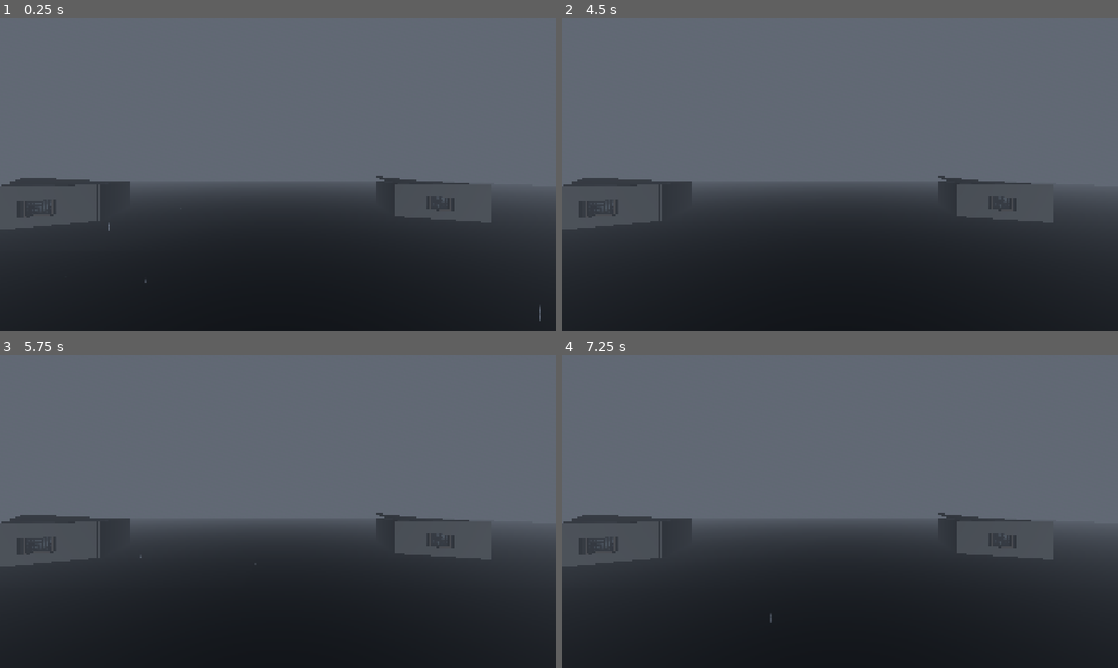
Above: before the commit, frames 1-4 (two rows, left to right).
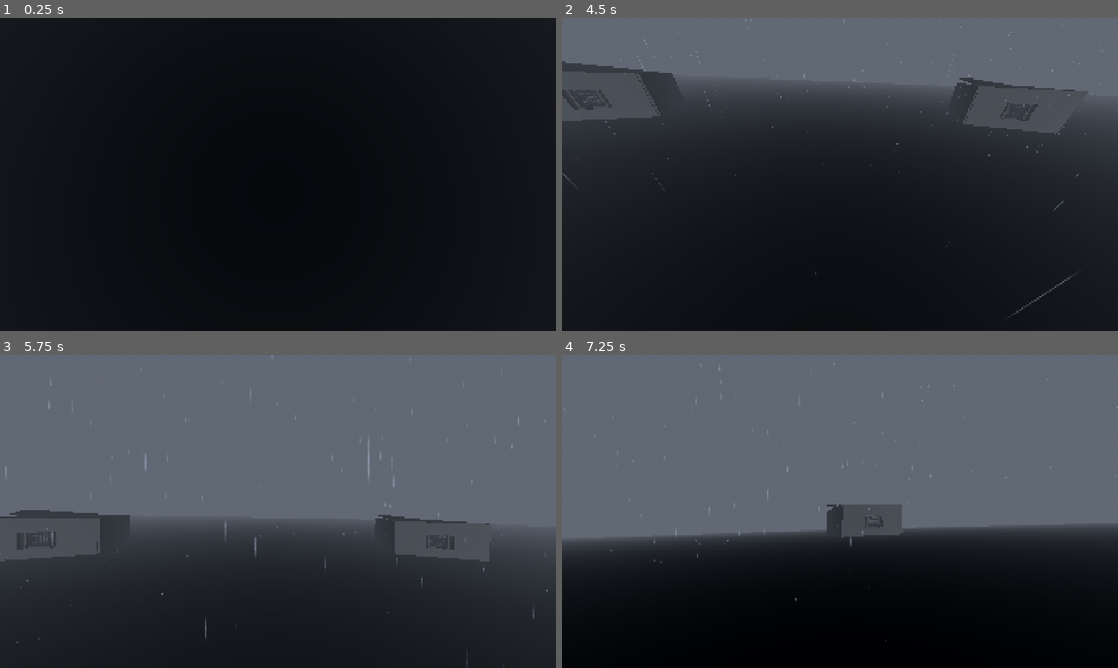
Above: after the commit, the same moments.

Repository: MehmetPeynirci/codename-redwhale
Game: Godot game, scene res://scenes/Main.tscn
Two runs of this game, one before a commit and one after it. Both use one fixed random seed, a clock stepped at 60 frames per second and the inputs below.
Inputs (mouse positions are in pixels of both pictures, inside the frame that each line leads up to):
- Up to frame 1 (0.25 s): no input
- Up to frame 2 (4.5 s): tap Enter at 0.5 s; move the mouse to (962, 158) at 0.52 s; hold D (move_right, bound only after the commit) 0.53-1.28 s; hold Ctrl (move_crouch, bound only after the commit) 0.53-1.28 s; click (962, 158) at 0.67 s; tap Space (move_jump, bound only after the commit) at 0.77, 1.25, 1.52, 3.02, 3.77 s; tap Shift (move_sprint, bound only after the commit) at 0.8, 1.35, 2.3 s; move the mouse to (728, 190) at 1.27 s; hold S (move_back, bound only after the commit) 1.28-2.03 s; click (728, 190) at 1.42 s; tap Ctrl (move_crouch, bound only after the commit) at 1.55, 2.85, 4.35 s; move the mouse to (895, 105) at 2.02 s; press the mouse at (895, 105) at 2.03 s; hold D (move_right, bound only after the commit) 2.03-2.78 s; move the mouse to (812, 237) at 2.77 s; release the mouse at (812, 237) at 2.78 s; hold W (move_forward, bound only after the commit) 2.78-3.53 s; click (812, 237) at 2.92 s; move the mouse to (1006, 221) at 3.52 s; hold Shift (move_sprint, bound only after the commit) 3.53-4.28 s; hold A (move_left, bound only after the commit) from 3.53 s (still down); click (1006, 221) at 3.67 s; move the mouse to (673, 127) at 4.27 s; click (673, 127) at 4.42 s
- Up to frame 3 (5.75 s): tap Space (move_jump, bound only after the commit) at 4.52 s; move the mouse to (305, 511) at 5.02 s; release A (move_left, bound only after the commit) at 5.03 s; hold S (move_back, bound only after the commit) from 5.03 s (still down); hold Shift (move_sprint, bound only after the commit) from 5.03 s (still down); click (305, 511) at 5.17 s
- Up to frame 4 (7.25 s): move the mouse to (756, 433) at 5.77 s; release S (move_back, bound only after the commit) at 5.78 s; release Shift (move_sprint, bound only after the commit) at 5.78 s; hold D (move_right, bound only after the commit) 5.78-6.53 s; click (756, 433) at 5.85 s; tap Space (move_jump, bound only after the commit) at 6.02, 6.77 s; tap Ctrl (move_crouch, bound only after the commit) at 6.05 s; move the mouse to (962, 495) at 6.52 s; hold W (move_forward, bound only after the commit) from 6.53 s (still down); hold Ctrl (move_crouch, bound only after the commit) from 6.53 s (still down); click (962, 495) at 6.67 s; tap Shift (move_sprint, bound only after the commit) at 6.8 s

The runs differ from the first frame. In frame 1, 76% of the frame differs, in the area x 0-100%, y 0-97%; in frame 2, 47%; in frame 3, 1.2%; in frame 4, 43%.
Error before the commit: Parse Error: Cannot infer the type of "limp_factor" variable because the value doesn't have a set type. (res://scripts/player_controller.gd:110)

Commit message:
Harden player controller typing for strict parse mode

Diff:
--- a/scripts/player_controller.gd
+++ b/scripts/player_controller.gd
@@ -37,7 +37,7 @@
 @onready var camera: Camera3D = $Head/Camera3D
 @onready var collision_shape: CollisionShape3D = $CollisionShape3D
 
-var _gravity: float = ProjectSettings.get_setting("physics/3d/default_gravity")
+var _gravity: float = float(ProjectSettings.get_setting("physics/3d/default_gravity"))
 var _pitch: float = 0.0
 var _bob_time: float = 0.0
 var _base_head_pos: Vector3
@@ -78,10 +78,10 @@
 
 	if event is InputEventMouseMotion and Input.get_mouse_mode() == Input.MOUSE_MODE_CAPTURED:
 		rotate_y(-event.relative.x * mouse_sensitivity)
-		_pitch = clamp(_pitch - event.relative.y * mouse_sensitivity, deg_to_rad(-88.0), deg_to_rad(88.0))
+		_pitch = clampf(_pitch - event.relative.y * mouse_sensitivity, deg_to_rad(-88.0), deg_to_rad(88.0))
 		head.rotation.x = _pitch
-		_mouse_sway.x = clamp(_mouse_sway.x + event.relative.x * 0.00003, -camera_sway_strength, camera_sway_strength)
-		_mouse_sway.y = clamp(_mouse_sway.y + event.relative.y * 0.00002, -camera_sway_strength, camera_sway_strength)
+		_mouse_sway.x = clampf(_mouse_sway.x + event.relative.x * 0.00003, -camera_sway_strength, camera_sway_strength)
+		_mouse_sway.y = clampf(_mouse_sway.y + event.relative.y * 0.00002, -camera_sway_strength, camera_sway_strength)
 
 func _physics_process(delta: float) -> void:
 	_elapsed_time += delta
@@ -91,30 +91,30 @@
 
 	_injury_elapsed += delta
 
-	var was_on_floor := is_on_floor()
-	var previous_vertical_velocity := velocity.y
+	var was_on_floor: bool = is_on_floor()
+	var previous_vertical_velocity: float = velocity.y
 
 	_update_crouch_state(delta)
 
-	var input_dir := Input.get_vector("move_left", "move_right", "move_forward", "move_back")
-	var wish_dir := (global_transform.basis * Vector3(input_dir.x, 0.0, input_dir.y)).normalized()
-
-	var speed := walk_speed
+	var input_dir: Vector2 = Input.get_vector("move_left", "move_right", "move_forward", "move_back")
+	var wish_dir: Vector3 = (global_transform.basis * Vector3(input_dir.x, 0.0, input_dir.y)).normalized()
+
+	var speed: float = walk_speed
 	if _is_crouching:
 		speed = crouch_speed
 	elif Input.is_action_pressed("move_sprint"):
 		speed = sprint_speed
 
 	if _is_injured_phase():
-		var limp_pulse := max(0.0, sin(_injury_elapsed * 8.5))
-		var limp_factor := injury_speed_multiplier * (0.9 - limp_pulse * 0.22)
+		var limp_pulse: float = maxf(0.0, sin(_injury_elapsed * 8.5))
+		var limp_factor: float = injury_speed_multiplier * (0.9 - limp_pulse * 0.22)
 		speed *= limp_factor
 		if Input.is_action_pressed("move_sprint"):
-			speed = max(speed * 0.95, walk_speed * 0.95)
-
-	var target_velocity := wish_dir * speed
-	var control := 1.0 if is_on_floor() else air_control
-	var accel := acceleration if wish_dir.length() > 0.0 else deceleration
+			speed = maxf(speed * 0.95, walk_speed * 0.95)
+
+	var target_velocity: Vector3 = wish_dir * speed
+	var control: float = 1.0 if is_on_floor() else air_control
+	var accel: float = acceleration if wish_dir.length() > 0.0 else deceleration
 
 	velocity.x = move_toward(velocity.x, target_velocity.x, accel * control * delta)
 	velocity.z = move_toward(velocity.z, target_velocity.z, accel * control * delta)
@@ -127,7 +127,7 @@
 	move_and_slide()
 
 	if not was_on_floor and is_on_floor() and previous_vertical_velocity < -2.0:
-		_landing_offset = min(abs(previous_vertical_velocity) * 0.015, landing_bump_strength)
+		_landing_offset = minf(absf(previous_vertical_velocity) * 0.015, landing_bump_strength)
 
 	_apply_headbob(delta)
 	_update_camera_effects(delta, input_dir)
@@ -160,7 +160,7 @@
 		return
 
 	if t < stand_start:
-		_base_head_pos.y = lerp(0.55, 0.68, (t - prone_end) / (stand_start - prone_end))
+		_base_head_pos.y = lerpf(0.55, 0.68, (t - prone_end) / (stand_start - prone_end))
 		head.position = Vector3(_base_head_pos.x, _base_head_pos.y, _base_head_pos.z)
 		head.rotation.x = deg_to_rad(-84.0)
 		head.rotation.z = deg_to_rad(6.0)
@@ -168,12 +168,12 @@
 		return
 
 	var stand_t: float = clampf((t - stand_start) / maxf(0.01, stand_end - stand_start), 0.0, 1.0)
-	_base_head_pos.y = lerp(0.68, stand_head_height, stand_t)
+	_base_head_pos.y = lerpf(0.68, stand_head_height, stand_t)
 	head.position = Vector3(_base_head_pos.x, _base_head_pos.y, _base_head_pos.z)
-	_pitch = lerp(deg_to_rad(-84.0), 0.0, stand_t)
+	_pitch = lerpf(deg_to_rad(-84.0), 0.0, stand_t)
 	head.rotation.x = _pitch
-	head.rotation.z = lerp(deg_to_rad(6.0), 0.0, stand_t)
-	var intro_cam_offset := Vector3(0.03, -0.01, 0.0)
+	head.rotation.z = lerpf(deg_to_rad(6.0), 0.0, stand_t)
+	var intro_cam_offset: Vector3 = Vector3(0.03, -0.01, 0.0)
 	camera.position = (_camera_base_pos + intro_cam_offset).lerp(_camera_base_pos, stand_t)
 
 func _update_blink_overlay(t: float) -> void:
@@ -193,7 +193,7 @@
 	return 1.0 - (d / half)
 
 func _setup_blink_overlay() -> void:
-	var layer := CanvasLayer.new()
+	var layer: CanvasLayer = CanvasLayer.new()
 	layer.layer = 10
 	add_child(layer)
 
@@ -207,61 +207,61 @@
 	return _injury_elapsed < injury_duration
 
 func _update_crouch_state(delta: float) -> void:
-	var wants_crouch := Input.is_action_pressed("move_crouch")
+	var wants_crouch: bool = Input.is_action_pressed("move_crouch")
 	if not wants_crouch and _would_hit_ceiling():
 		_is_crouching = true
 	else:
 		_is_crouching = wants_crouch
 
 	if _capsule:
-		var target_capsule_height := crouch_capsule_height if _is_crouching else stand_capsule_height
-		_capsule.height = lerp(_capsule.height, target_capsule_height, min(1.0, crouch_lerp_speed * delta))
-		var target_center_y := _capsule.radius + (_capsule.height * 0.5)
-		collision_shape.position.y = lerp(collision_shape.position.y, target_center_y, min(1.0, crouch_lerp_speed * delta))
-
-	var target_head_height := crouch_head_height if _is_crouching else stand_head_height
-	_base_head_pos.y = lerp(_base_head_pos.y, target_head_height, min(1.0, crouch_lerp_speed * delta))
+		var target_capsule_height: float = crouch_capsule_height if _is_crouching else stand_capsule_height
+		_capsule.height = lerpf(_capsule.height, target_capsule_height, minf(1.0, crouch_lerp_speed * delta))
+		var target_center_y: float = _capsule.radius + (_capsule.height * 0.5)
+		collision_shape.position.y = lerpf(collision_shape.position.y, target_center_y, minf(1.0, crouch_lerp_speed * delta))
+
+	var target_head_height: float = crouch_head_height if _is_crouching else stand_head_height
+	_base_head_pos.y = lerpf(_base_head_pos.y, target_head_height, minf(1.0, crouch_lerp_speed * delta))
 
 func _would_hit_ceiling() -> bool:
 	if not _capsule:
 		return false
-	var diff := stand_capsule_height - _capsule.height
+	var diff: float = stand_capsule_height - _capsule.height
 	if diff <= 0.02:
 		return false
 	return test_move(global_transform, Vector3.UP * diff)
 
 func _apply_headbob(delta: float) -> void:
-	var horizontal_speed := Vector2(velocity.x, velocity.z).length()
+	var horizontal_speed: float = Vector2(velocity.x, velocity.z).length()
 	if is_on_floor() and horizontal_speed > 0.1:
-		var bob_mul := sprint_headbob_multiplier if Input.is_action_pressed("move_sprint") and not _is_crouching else 1.0
-		var limp_mul := 1.2 if _is_injured_phase() else 1.0
+		var bob_mul: float = sprint_headbob_multiplier if Input.is_action_pressed("move_sprint") and not _is_crouching else 1.0
+		var limp_mul: float = 1.2 if _is_injured_phase() else 1.0
 		_bob_time += delta * horizontal_speed * headbob_frequency * bob_mul * limp_mul
-		var crouch_mul := 0.55 if _is_crouching else 1.0
-		var limp_side := sin(_injury_elapsed * 7.0) * (0.03 if _is_injured_phase() else 0.0)
-		var bob_x := cos(_bob_time * 0.5) * headbob_amplitude * 0.45 * crouch_mul + limp_side
-		var bob_y := sin(_bob_time) * headbob_amplitude * crouch_mul
+		var crouch_mul: float = 0.55 if _is_crouching else 1.0
+		var limp_side: float = sin(_injury_elapsed * 7.0) * (0.03 if _is_injured_phase() else 0.0)
+		var bob_x: float = cos(_bob_time * 0.5) * headbob_amplitude * 0.45 * crouch_mul + limp_side
+		var bob_y: float = sin(_bob_time) * headbob_amplitude * crouch_mul
 		if _is_injured_phase():
-			bob_y = max(0.0, bob_y) * 1.3 - headbob_amplitude * 0.24
+			bob_y = maxf(0.0, bob_y) * 1.3 - headbob_amplitude * 0.24
 		head.position = _base_head_pos + Vector3(bob_x, bob_y - _landing_offset, 0.0)
 	else:
-		_bob_time = lerp(_bob_time, 0.0, 8.0 * delta)
-		head.position = head.position.lerp(_base_head_pos - Vector3(0.0, _landing_offset, 0.0), min(1.0, 10.0 * delta))
+		_bob_time = lerpf(_bob_time, 0.0, 8.0 * delta)
+		head.position = head.position.lerp(_base_head_pos - Vector3(0.0, _landing_offset, 0.0), minf(1.0, 10.0 * delta))
 
 func _update_camera_effects(delta: float, input_dir: Vector2) -> void:
-	_landing_offset = lerp(_landing_offset, 0.0, min(1.0, landing_recover_speed * delta))
-	_mouse_sway = _mouse_sway.lerp(Vector2.ZERO, min(1.0, 8.0 * delta))
-
-	var target_fov := walk_fov
+	_landing_offset = lerpf(_landing_offset, 0.0, minf(1.0, landing_recover_speed * delta))
+	_mouse_sway = _mouse_sway.lerp(Vector2.ZERO, minf(1.0, 8.0 * delta))
+
+	var target_fov: float = walk_fov
 	if _is_crouching:
 		target_fov = crouch_fov
 	elif Input.is_action_pressed("move_sprint") and is_on_floor() and input_dir.y < -0.1 and not _is_injured_phase():
 		target_fov = sprint_fov
-	camera.fov = lerp(camera.fov, target_fov, min(1.0, fov_lerp_speed * delta))
-
-	var limp_roll := sin(_injury_elapsed * 7.0) * 0.035 if _is_injured_phase() else 0.0
-	var target_roll := -input_dir.x * camera_tilt_strength + _mouse_sway.x + limp_roll
-	camera.rotation.z = lerp(camera.rotation.z, target_roll, min(1.0, 10.0 * delta))
-	camera.position = camera.position.lerp(_camera_base_pos + Vector3(_mouse_sway.x * 0.35, -_mouse_sway.y * 0.35, 0.0), min(1.0, 10.0 * delta))
+	camera.fov = lerpf(camera.fov, target_fov, minf(1.0, fov_lerp_speed * delta))
+
+	var limp_roll: float = sin(_injury_elapsed * 7.0) * 0.035 if _is_injured_phase() else 0.0
+	var target_roll: float = -input_dir.x * camera_tilt_strength + _mouse_sway.x + limp_roll
+	camera.rotation.z = lerpf(camera.rotation.z, target_roll, minf(1.0, 10.0 * delta))
+	camera.position = camera.position.lerp(_camera_base_pos + Vector3(_mouse_sway.x * 0.35, -_mouse_sway.y * 0.35, 0.0), minf(1.0, 10.0 * delta))
 
 func _setup_default_input_map() -> void:
 	_add_action_if_missing("move_forward", KEY_W)
@@ -279,11 +279,11 @@
 	if InputMap.action_get_events(action).is_empty():
 		var ev: InputEvent
 		if is_mouse:
-			var m := InputEventMouseButton.new()
+			var m: InputEventMouseButton = InputEventMouseButton.new()
 			m.button_index = keycode
 			ev = m
 		else:
-			var k := InputEventKey.new()
+			var k: InputEventKey = InputEventKey.new()
 			k.physical_keycode = keycode
 			ev = k
 		InputMap.action_add_event(action, ev)
